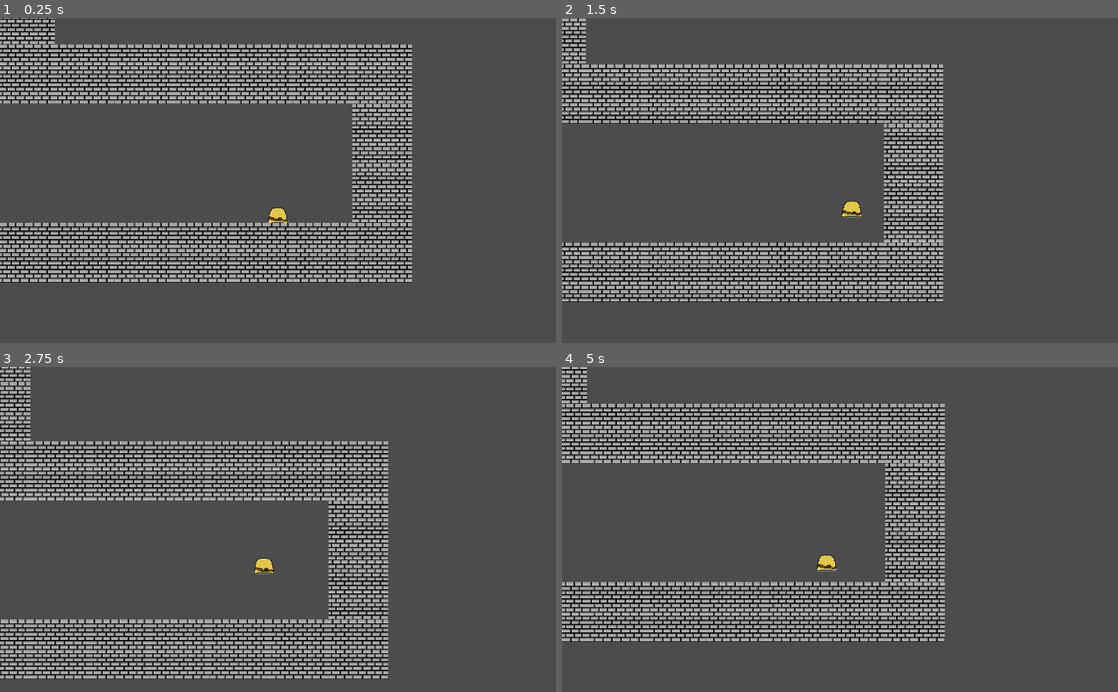
Above: before the commit, frames 1-4 (two rows, left to right).
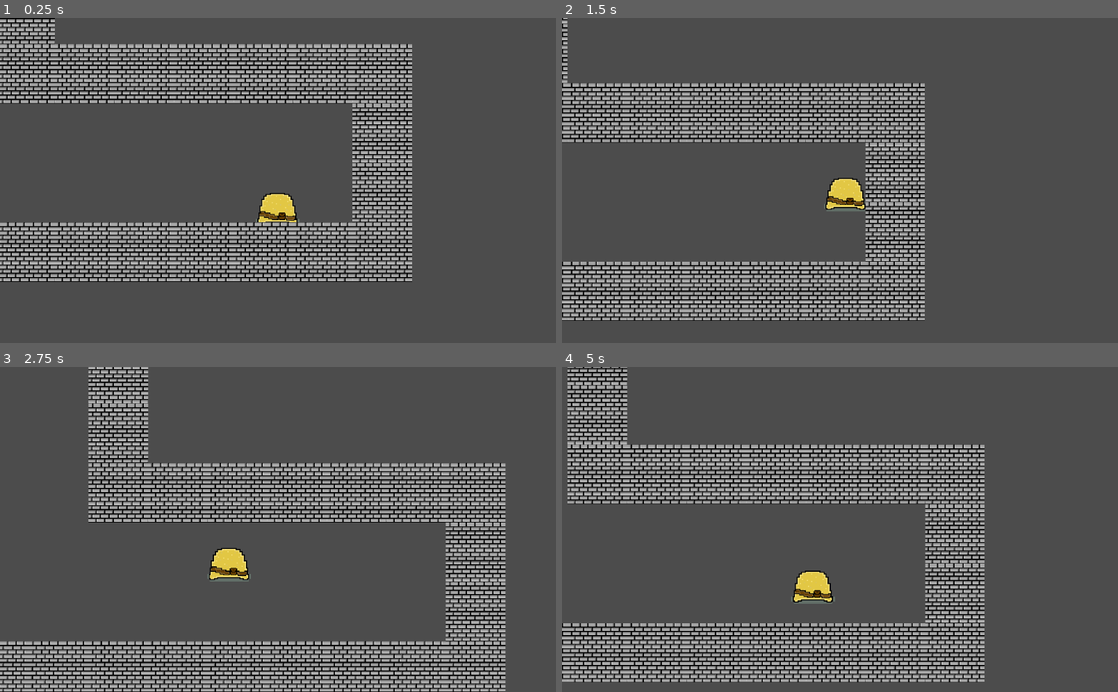
Above: after the commit, the same moments.

Repository: Godot-clif-Project/Blob
Game: Godot game, scene res://base.tscn
The game is run twice, just before and just after one commit, with the same random seed, the same clock (stepped at 60 frames per second) and the same inputs.
Inputs:
- Up to frame 1 (0.25 s): no input
- Up to frame 2 (1.5 s): hold Space (jump) 0.53-1.28 s; hold D (move right) from 0.53 s (still down); tap Space (jump) at 1.35 s
- Up to frame 3 (2.75 s): tap Space (jump) at 1.52, 1.82 s; release D (move right) at 2.03 s; hold A (move left) from 2.03 s (still down); hold Space (jump) from 2.03 s (still down)
- Up to frame 4 (5 s): release A (move left) at 2.78 s; release Space (jump) at 2.78 s; hold D (move right) 2.78-4.28 s; tap Space (jump) at 2.85, 3.02, 3.32, 4.35, 4.52, 4.82 s; hold Space (jump) 3.53-4.28 s; hold A (move left) from 4.28 s (still down)

The runs differ from the first frame. In frame 1, 9.5% of the frame differs, in the area x 0-75%, y 0-82%; in frame 2, 33%; in frame 3, 39%; in frame 4, 42%, in the area x 0-76%, y 0-98%.

Commit message:
Updated character script

Diff:
--- a/Actors/Player.tscn
+++ b/Actors/Player.tscn
@@ -11,18 +11,19 @@
 dont_slide_up_walls = false
 
 [node name="Sprite" type="Sprite" parent="."]
-position = Vector2( 0, -88 )
+position = Vector2( 0, -168 )
+scale = Vector2( 2, 2 )
 texture = ExtResource( 1 )
 
 [node name="CollisionPolygon2D" type="CollisionPolygon2D" parent="."]
-polygon = PoolVector2Array( -136, 0, -136, -24, -128, -24, -128, -64, -120, -64, -120, -112, -104, -112, -104, -152, -96, -152, -96, -176, -96, -176, -80, -176, -80, -184, -56, -184, -56, -192, 40, -192, 40, -184, 72, -184, 72, -176, 88, -176, 88, -152, 96, -152, 96, -112, 112, -112, 112, -64, 120, -64, 120, -32, 128, -32, 128, 0 )
+polygon = PoolVector2Array( -264, 0, -264, -48, -248, -48, -248, -128, -240, -128, -240, -224, -216, -224, -216, -304, -184, -304, -184, -344, -160, -344, -160, -368, -104, -368, -104, -384, 88, -384, 88, -368, 144, -368, 144, -344, 168, -344, 168, -304, 200, -304, 200, -224, 224, -224, 224, -128, 240, -128, 240, -48, 248, -48, 248, 0 )
 
 [node name="MovementInput2D" type="Node" parent="."]
 script = ExtResource( 2 )
-fast_speed = 1500.0
-default_speed = 1000.0
+fast_speed = 3000.0
+default_speed = 2000.0
 
 [node name="ControllableCharacterJump" type="Node" parent="."]
 script = ExtResource( 4 )
-initial_jump_height = 200.0
-full_jump_height = 500.0
+initial_jump_height = 800.0
+full_jump_height = 1500.0
--- a/TrokaraScripts/character2d.gd
+++ b/TrokaraScripts/character2d.gd
@@ -145,7 +145,7 @@
 
 func is_floor(collision: Array) -> bool:
 	# checks if the collision data (from serial_move_and_collide) is a floor
-	return collision[SerialEnums.NORMAL].angle_to(up_vector) <= floor_max_angle
+	return abs(collision[SerialEnums.NORMAL].angle_to(up_vector)) <= floor_max_angle
 
 
 func is_on_floor() -> bool:
@@ -190,14 +190,35 @@
 				var dot_product := linear_velocity.dot(test_vector)
 				if is_zero_approx(dot_product) or dot_product > 0:
 					floor_collision = collision
+					linear_velocity = align_to_floor(linear_velocity)
 
 			elif was_on_floor and dont_slide_up_walls:
 				# when hitting a wall, the character will slide up the wall, but that is not desired
 				# so the movement will be corrected to slide along the wall (not up the wall)
-				move_and_collide(((travel_vector - travel_vector.project(up_vector)).normalized() * travel_vector.length()).slide((collision[SerialEnums.NORMAL] - collision[SerialEnums.NORMAL].project(up_vector)).normalized()) - collision[SerialEnums.TRAVEL])
+				var corrected_vector := ((travel_vector - travel_vector.project(up_vector)).normalized() * travel_vector.length()).slide((collision[SerialEnums.NORMAL] - collision[SerialEnums.NORMAL].project(up_vector)).normalized())
+				collision = serial_move_and_collide(corrected_vector - collision[SerialEnums.TRAVEL])
+
+				# correct the linear velocity
+				if collision.empty():
+					travel_vector = corrected_vector
+
+				else:
+					travel_vector = collision[SerialEnums.TRAVEL]
+
+				linear_velocity = travel_vector / delta
 
 			else:
-				move_and_collide(collision[SerialEnums.REMAINDER].slide(collision[SerialEnums.NORMAL]))
+				var corrected_vector: Vector2 = collision[SerialEnums.REMAINDER].slide(collision[SerialEnums.NORMAL])
+				var second_collision := serial_move_and_collide(collision[SerialEnums.REMAINDER].slide(collision[SerialEnums.NORMAL]))
+
+				# correct the linear velocity
+				if second_collision.empty():
+					travel_vector = collision[SerialEnums.TRAVEL] + corrected_vector
+
+				else:
+					travel_vector = collision[SerialEnums.TRAVEL] + second_collision[SerialEnums.TRAVEL]
+
+				linear_velocity = travel_vector / delta
 
 	# wall tracking
 	# so that even if the character isn't moving but is touching a wall, wall_collision will still update
--- a/project.godot
+++ b/project.godot
@@ -84,7 +84,7 @@
 
 [physics]
 
-2d/default_gravity=9800
+2d/default_gravity=14700
 
 [rendering]
 
